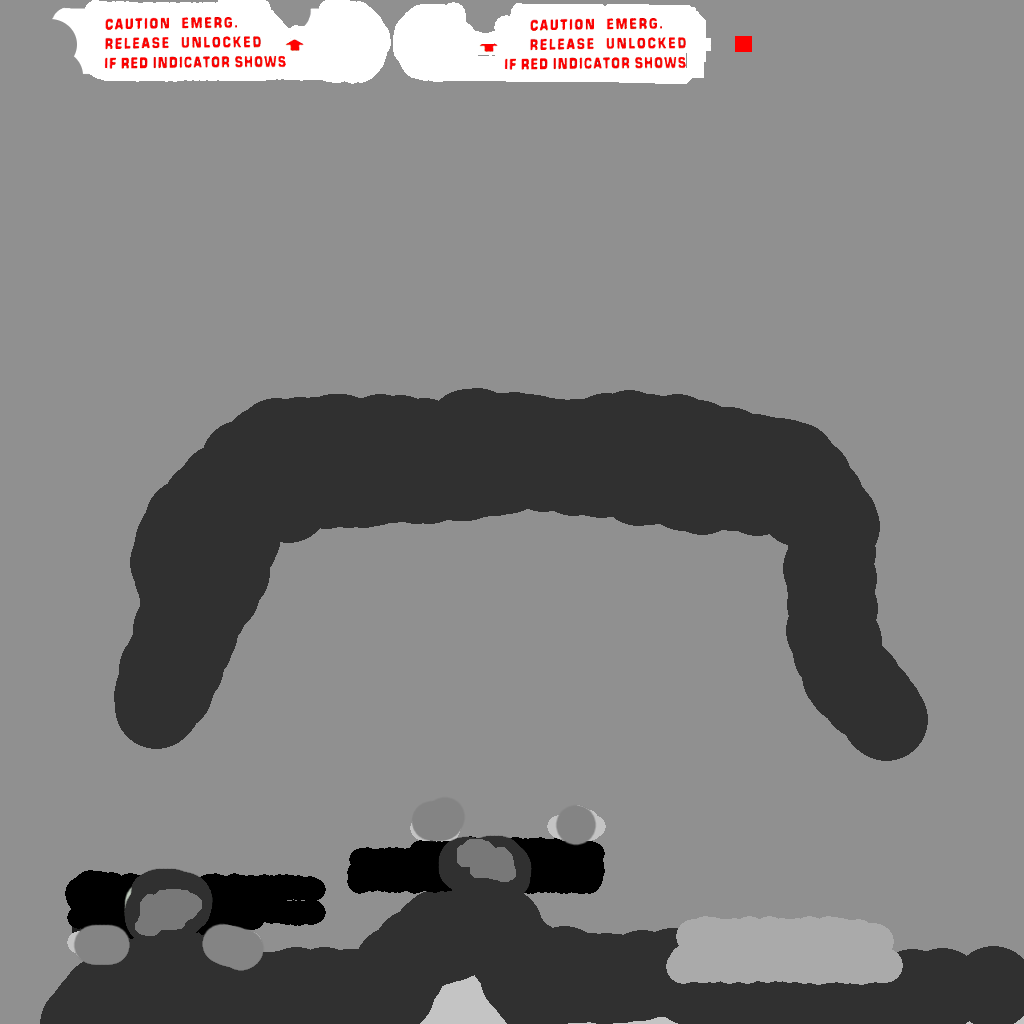
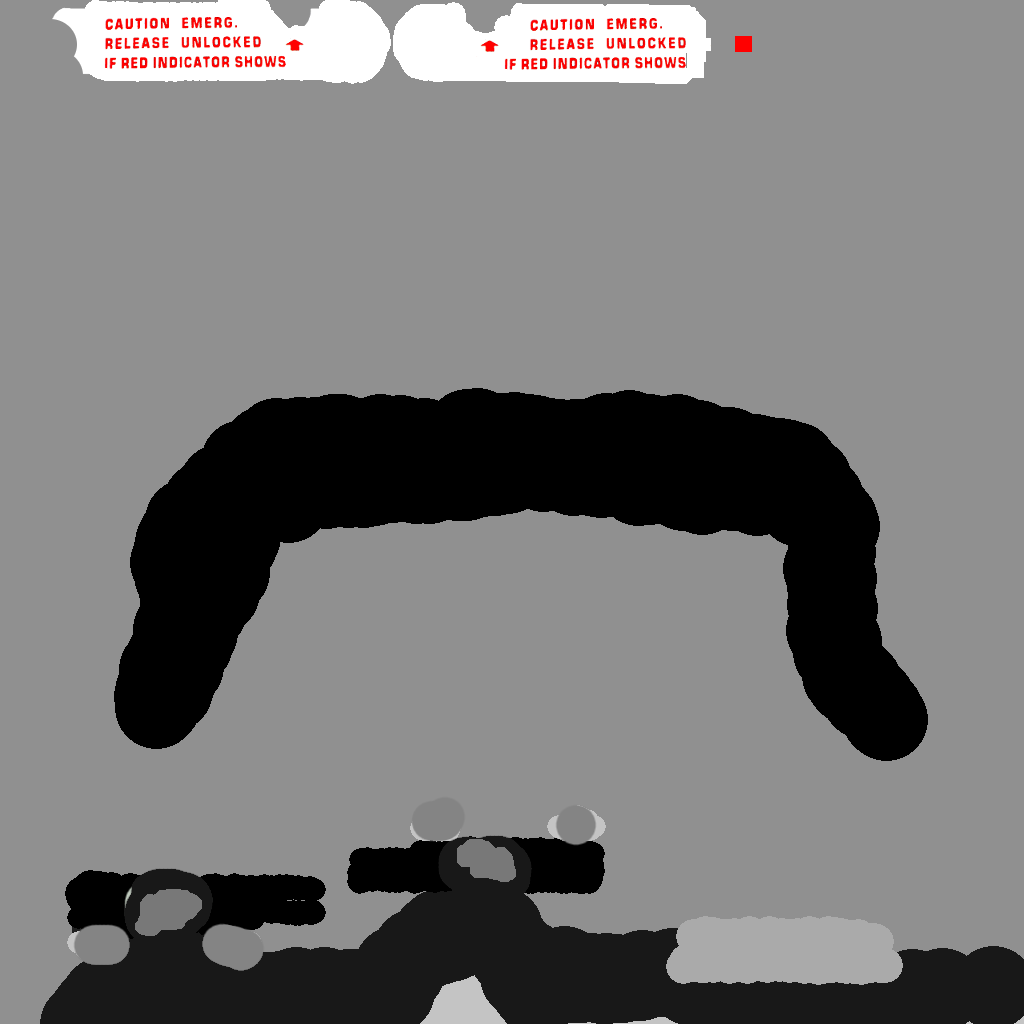
Revision of a layered 1024x1024 image; what changed, layer by layer:
painted on "Background" over [40,39,1024,1024]
